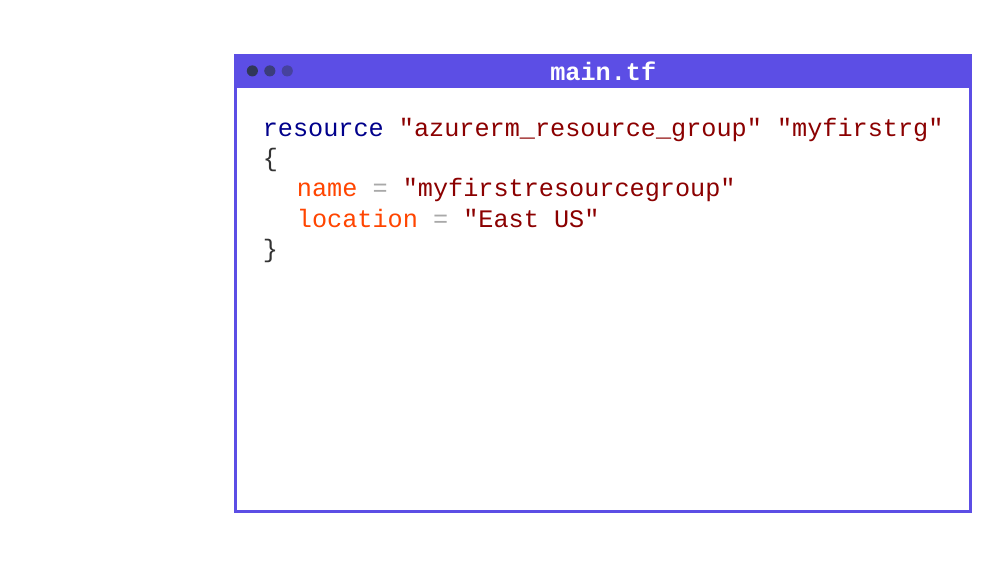
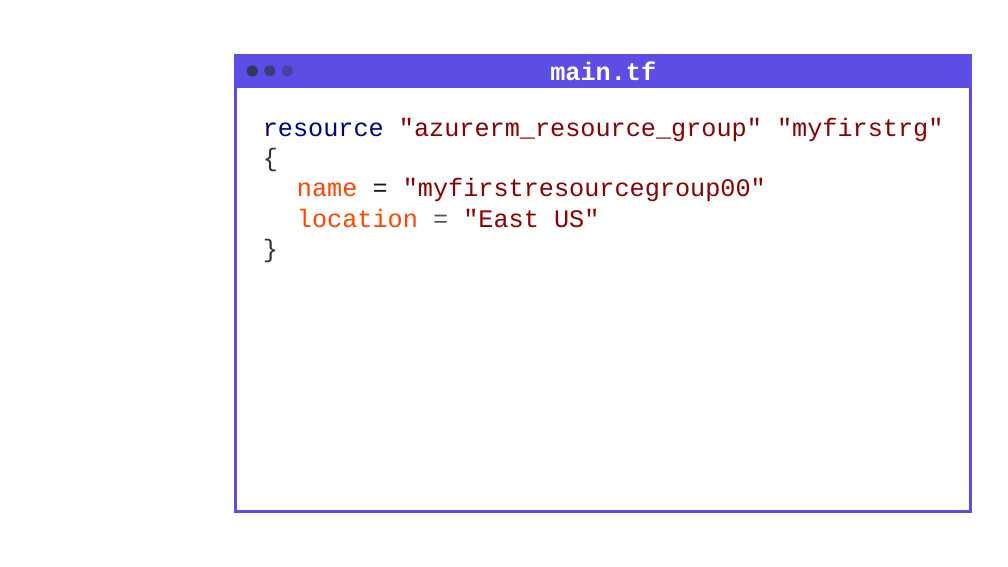
Before and after one commit to DheerajJoshi/azure-workshop-training, a slide deck: slide 41 of Slides/Azure and Terraform Workshop - Chapter 1.pptx. Drawn at 1008x567 pixels with LibreOffice and Linux fonts; fonts in the diff are those of the drawing; background and template pictures are left out. Boxes give left, top, right and bottom in pixels: in the first picture for what was removed or moved away, otherwise in the second. Text is boxed around its words. In the diff, an @@ line names an element or a change of style, - is before the commit and + after.

```diff
--- a/Slides/Azure and Terraform Workshop - Chapter 1.pptx
+++ b/Slides/Azure and Terraform Workshop - Chapter 1.pptx
@@ text at [297,178,766,202]: text changed @@
-name = "myfirstresourcegroup"
+name = "myfirstresourcegroup00"
@@ text at [297,208,599,228]: text colour #A9A9A9 to #53585F in "=" @@
```
Also in this commit, not shown: 3 other slides changed.
